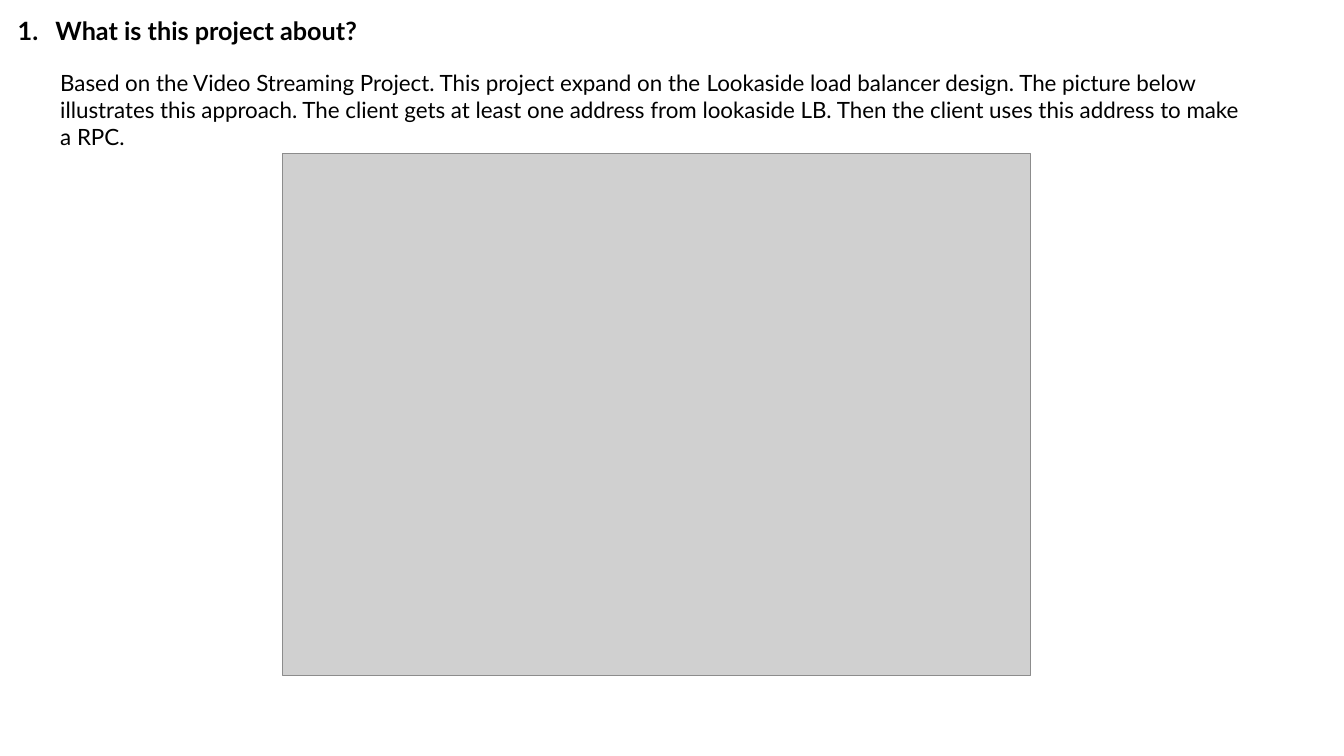
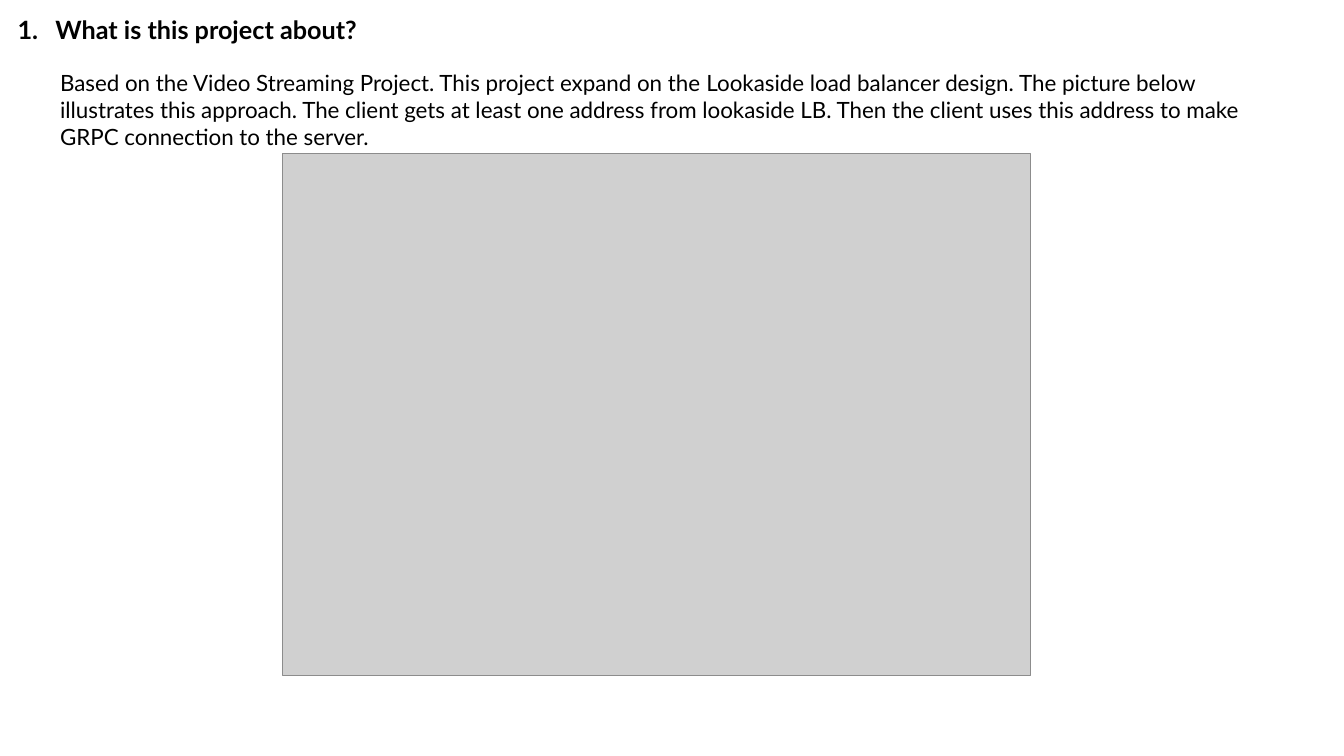
Before and after one commit to truongvanhuy2000/Video-Streaming, a slide deck: slide 3 of Docs/Overview.pptx. Drawn at 1344x756 pixels with LibreOffice and Linux fonts; fonts in the diff are those of the drawing; grey boxes stand for pictures. Boxes give left, top, right and bottom in pixels: in the first picture for what was removed or moved away, otherwise in the second. Text is boxed around its words. In the diff, an @@ line names an element or a change of style, - is before the commit and + after.

Commit message:
make small change to doc

```diff
--- a/Docs/Overview.pptx
+++ b/Docs/Overview.pptx
@@ text at (60,74,1238,145): text changed @@
-Based on the Video Streaming Project. This project expand on the Lookaside load balancer design. The picture below illustrates this approach. The client gets at least one address from lookaside LB. Then the client uses this address to make a RPC.
+Based on the Video Streaming Project. This project expand on the Lookaside load balancer design. The picture below illustrates this approach. The client gets at least one address from lookaside LB. Then the client uses this address to make GRPC connection to the server.
```
Also in this commit, not shown: 9 other slides changed.
